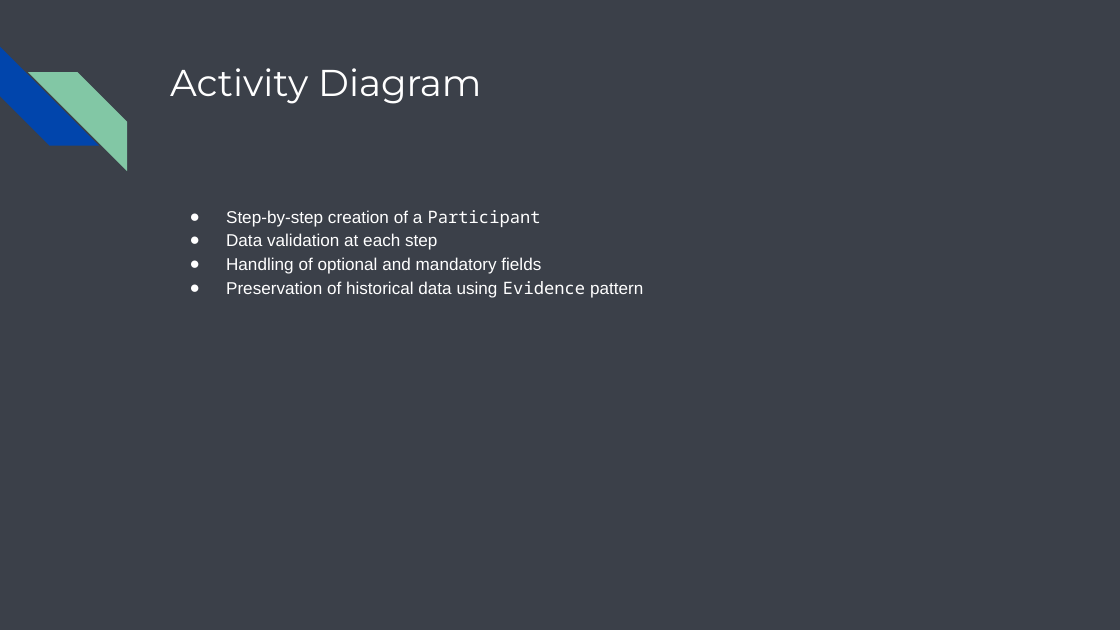
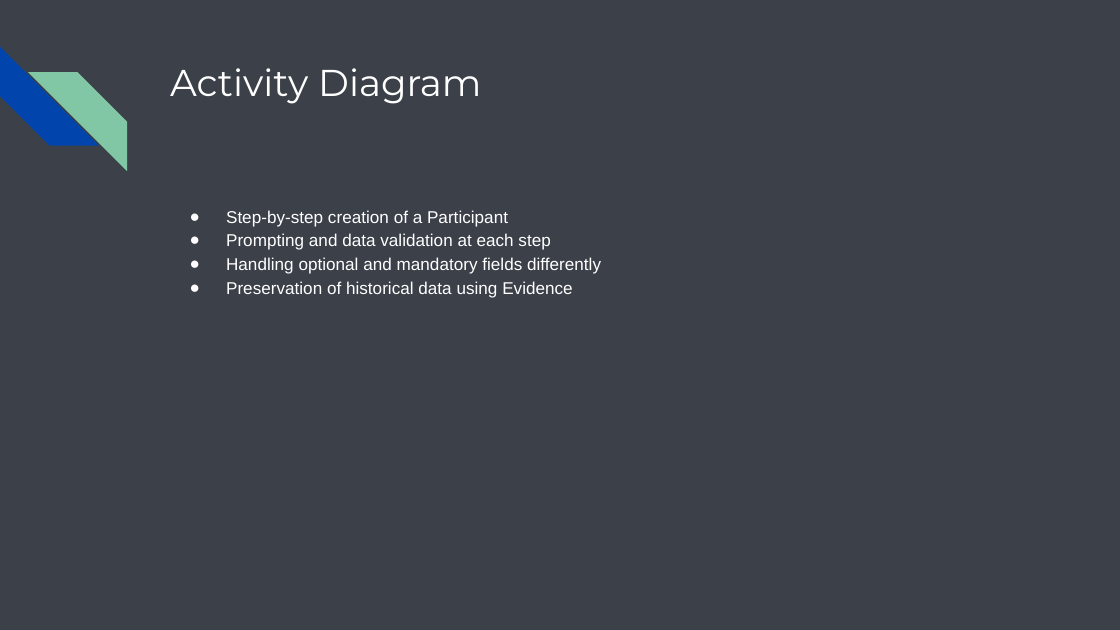
Before and after one commit to abitabir/BenefitsApplyTool, a slide deck: slide 12 of BenefitsApplyTool/src/main/java/com/ssp/benefitsapplytool/resources/Benefits Apply Tool.pptx (slide 11 before the commit). Drawn at 1120x630 pixels with LibreOffice and Linux fonts; fonts in the diff are those of the drawing. Boxes give left, top, right and bottom in pixels: in the first picture for what was removed or moved away, otherwise in the second. Text is boxed around its words. In the diff, an @@ line names an element or a change of style, - is before the commit and + after.

Commit message:
Add many things
Edit UML diagrams
Add menu and editing functionality
Fix tests

```diff
--- a/BenefitsApplyTool/src/main/java/com/ssp/benefitsapplytool/resources/Benefits Apply Tool.pptx
+++ b/BenefitsApplyTool/src/main/java/com/ssp/benefitsapplytool/resources/Benefits Apply Tool.pptx
@@ text at (226, 233, 601, 298): text changed @@
-● Data validation at each step
-● Handling of optional and mandatory fields
-● Preservation of historical data using Evidence pattern
+● Prompting and data validation at each step
+● Handling optional and mandatory fields differently
+● Preservation of historical data using Evidence
@@ text at (226, 210, 508, 227): font Noto Sans Mono to Arial in "Participant" @@
```
Also in this commit, not shown: 8 other slides changed, 10 slides added, 9 slides removed, 25 other files.
